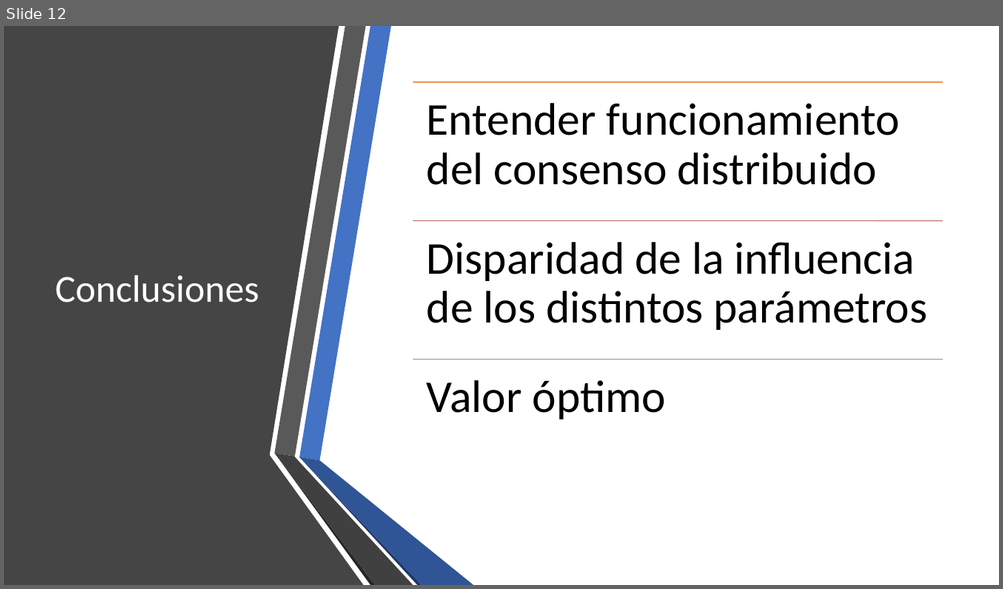
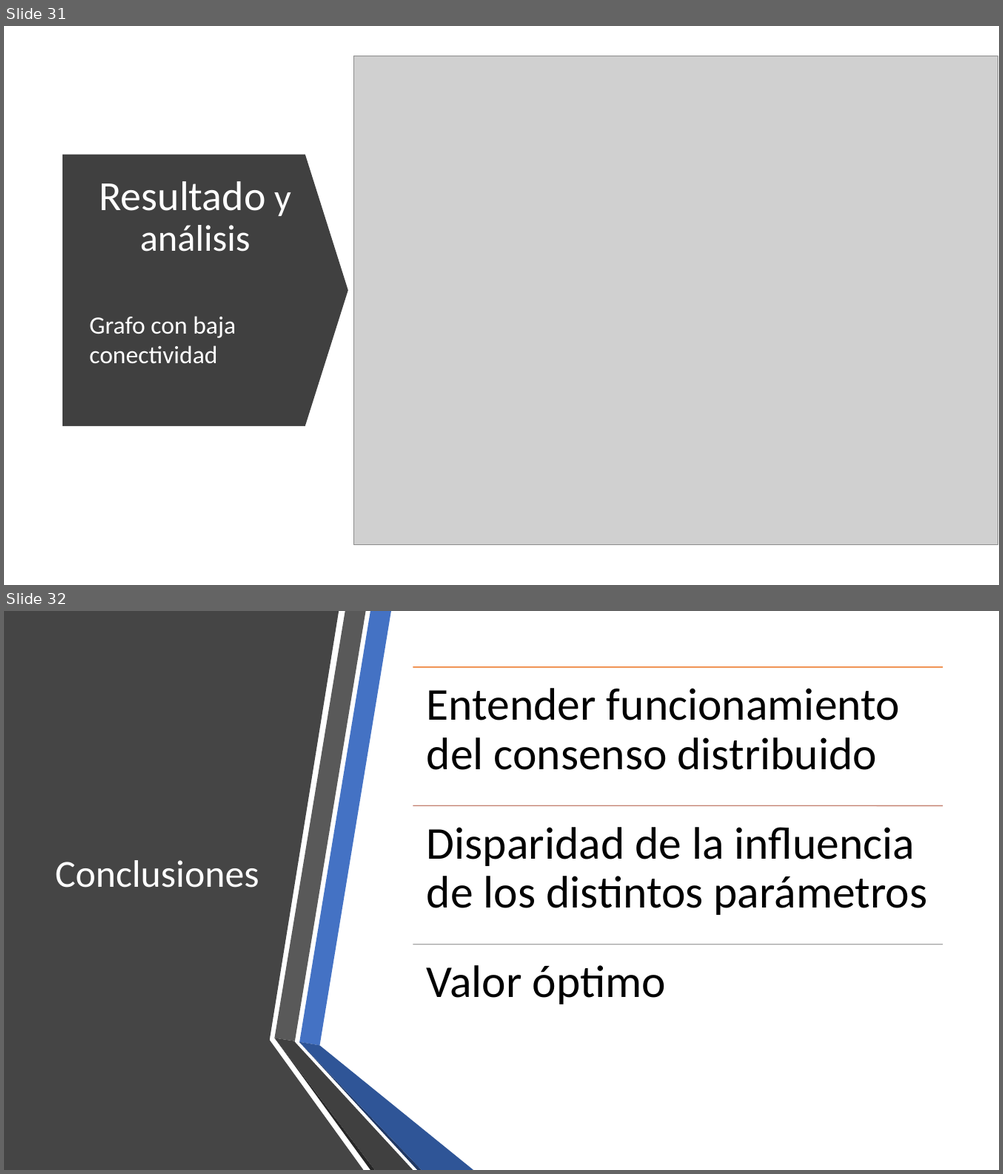
Before and after one commit to jtvigneaux/proyecto-1-criptomonedas, a slide deck: Presentación/Presentación.pptx. Shown one above the other, each under a label of ours: slide 12 before the commit, slides 31 and 32 after it. The pictures are 1003x589 and 1003x1174 pixels, drawn with LibreOffice and Linux fonts; fonts in the diff are those of the drawing; grey boxes stand for pictures. Boxes give left, top, right and bottom in pixels: in the first picture for what was removed or moved away, otherwise in the second. Text is boxed around its words. In the diff, an @@ line names an element or a change of style, - is before the commit and + after.

```diff
--- a/Presentación/Presentación.pptx
+++ b/Presentación/Presentación.pptx
@@ slide 31 added at (x1=4, y1=26, x2=999, y2=585), background #FFFFFF @@
@@ picture added at (x1=354, y1=56, x2=998, y2=545) @@
@@ down arrow added at (x1=63, y1=154, x2=349, y2=426), fill #404040 @@
@@ title added at (x1=99, y1=181, x2=291, y2=252), 40 pt, text #FFFFFF @@
+Resultado y análisis
@@ text added at (x1=89, y1=316, x2=236, y2=364), 24 pt, text #FFFFFF @@
+Grafo con baja conectividad
@@ what was slide 12 is now slide 32 @@
```
Also in this commit, not shown: 1 slide changed, 19 other slides added, 2 other files.
